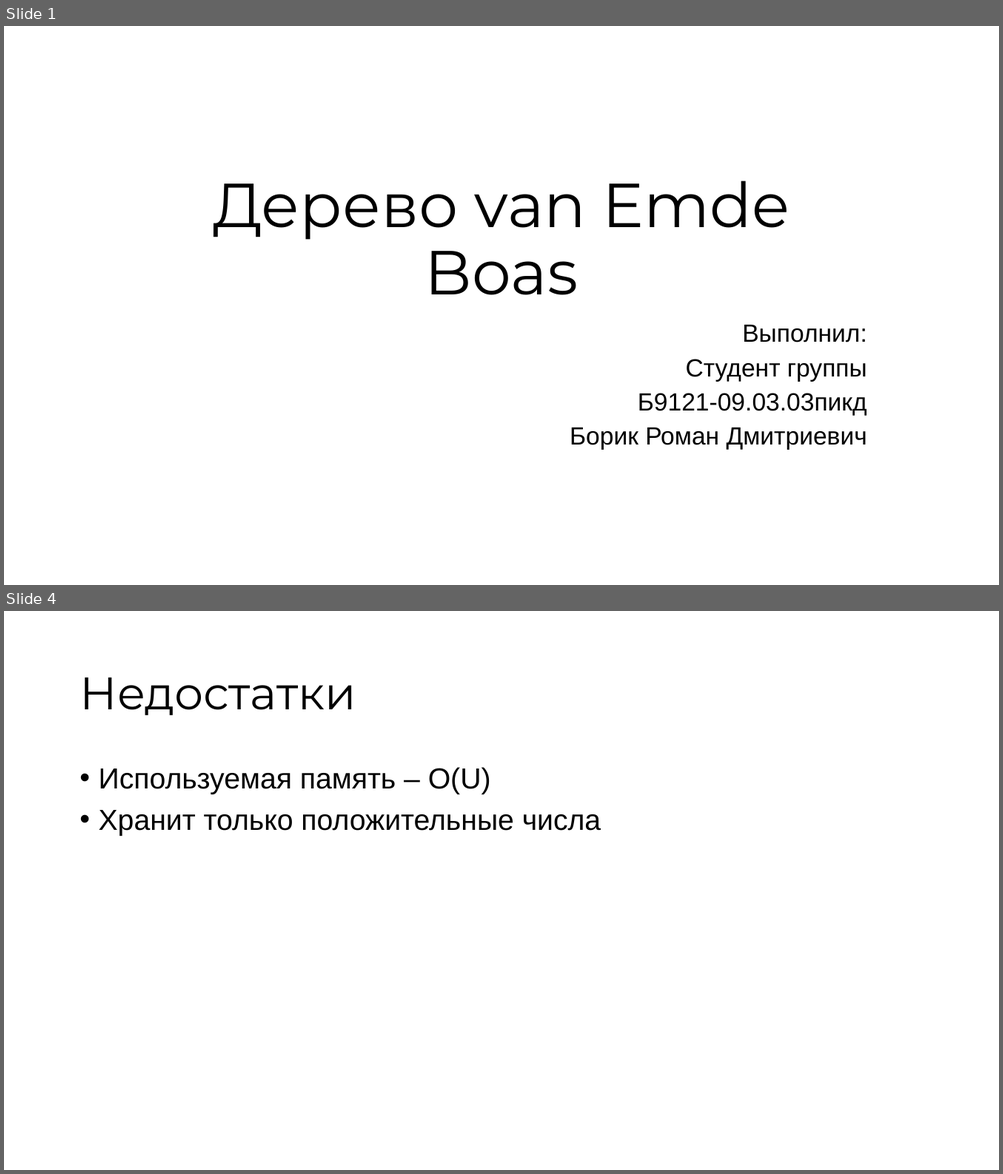
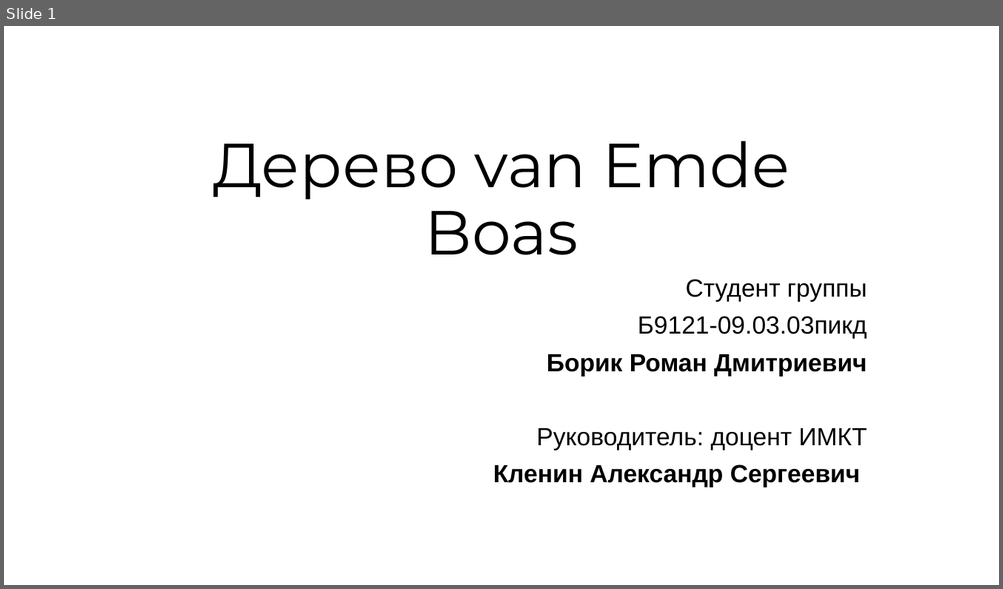
Before and after one commit to RandomServant/Van-Emde-Boas-tree, a slide deck: Presentation van Emde Boas tree.pptx. Shown one above the other, each under a label of ours: slides 1 and 4 before the commit, slide 1 after it; the slides between them are not shown. The pictures are 1003x1174 and 1003x589 pixels, drawn with LibreOffice and Linux fonts; fonts in the diff are those of the drawing; background and template pictures are left out. Boxes give left, top, right and bottom in pixels: in the first picture for what was removed or moved away, otherwise in the second. Text is boxed around its words. In the diff, an @@ line names an element or a change of style, - is before the commit and + after.

```diff
--- a/Presentation van Emde Boas tree.pptx
+++ b/Presentation van Emde Boas tree.pptx
@@ slide 4 removed at <box>4,611,999,1170</box>, background #FFFFFF @@
@@ title removed at <box>79,678,356,715</box> @@
-Недостатки
@@ text removed at <box>99,767,600,836</box> @@
-• Используемая память – O(U)
-• Хранит только положительные числа
@@ slide 1 changed as well @@
@@ title "Дерево van Emde Boas": place and size @@
-title "Дерево van Emde Boas" at <box>213,181,790,295</box>
+title "Дерево van Emde Boas" at <box>213,141,790,255</box>
@@ subtitle "Студент группы": place and size @@
-subtitle "Студент группы" at <box>569,325,867,450</box>
+subtitle "Студент группы" at <box>493,279,867,488</box>
@@ subtitle at <box>546,279,867,377</box>: bold on in "Борик Роман Дмитриевич"; line spacing 0.8 to 0.9 @@
@@ subtitle at <box>742,325,867,343</box>: paragraph removed @@
-Выполнил:
@@ subtitle at <box>493,429,867,488</box>: paragraphs added @@
+Руководитель: доцент ИМКТ
+Кленин Александр Сергеевич
```
Also in this commit, not shown: 1 other slide changed, 17 slides added, 9 other slides removed.
